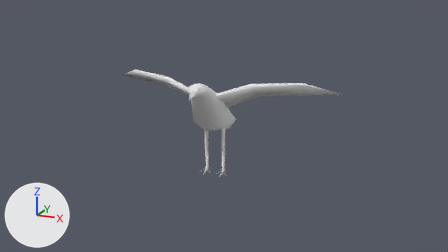
The Blender file assets/bird.blend, before and after one commit.
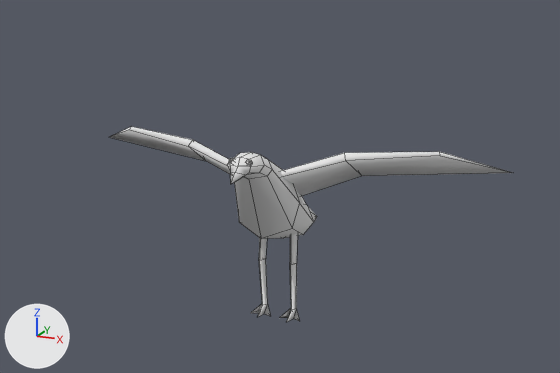
Old and new are each drawn from the file's camera 'Camera' and again close up on the part from 14% to 82% of the width and 0% to 81% of the height. Every picture has the same lights, and +X, +Y and +Z are marked at lower left. The close-ups show mesh edges as thin lines.

In view in the first close-up: 'seagull'.
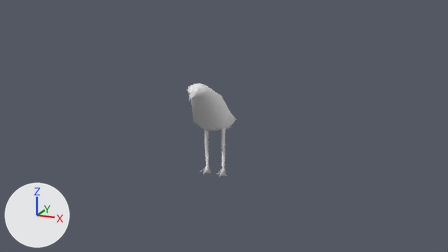
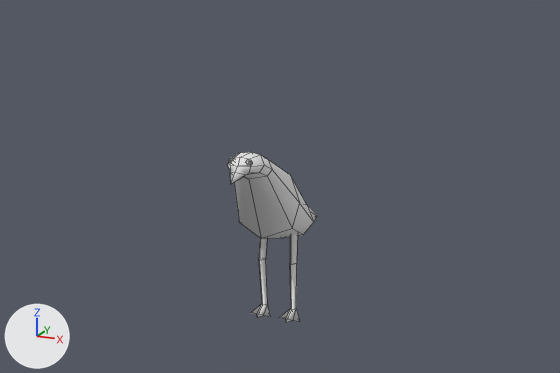
Edits to the bpy script that builds the scene:
```text
Change me_cube:
    where me_cube.from_pydata(...)  # 67 vertices, 58 faces; spans x 0.0..0.409, y -0.181..0.19, z 0.0..0.339
    used by ob_seagull; location = (0.0, 0.0, 0.0)
    verts and faces of me_cube; kept vertices keep their numbers, new ones are numbered from 67
    before: 44 (0.026, -0.01, 0.0) at pixel (288, 317), 57 (0.034, -0.01, 0.0) at pixel (293, 318)
    me_cube part 1: the loose piece of 9 vertices spanning x 0.028..0.409, y -0.073..0.063, z 0.23..0.339 is deleted
    me_cube part 2
    add verts[44] = (0.023, -0.017, 0.0)  # moved, pixel (285, 318)
    add verts[57] = (0.037, -0.017, 0.0)  # moved, pixel (293, 320)
```

Pixel boxes [x1, y1, x2, y2] of what changed, in the close-ups (560 x 373 px; the box of a moved part takes in the faces that stretch with it):
'seagull', reshaped (78% narrower, 13% shorter): before [110, 126, 512, 322]; after [228, 152, 317, 322]
part 1 of me_cube, deleted: before [110, 126, 512, 196]
part 2 of me_cube, moved or reshaped: [251, 304, 300, 322] in both
